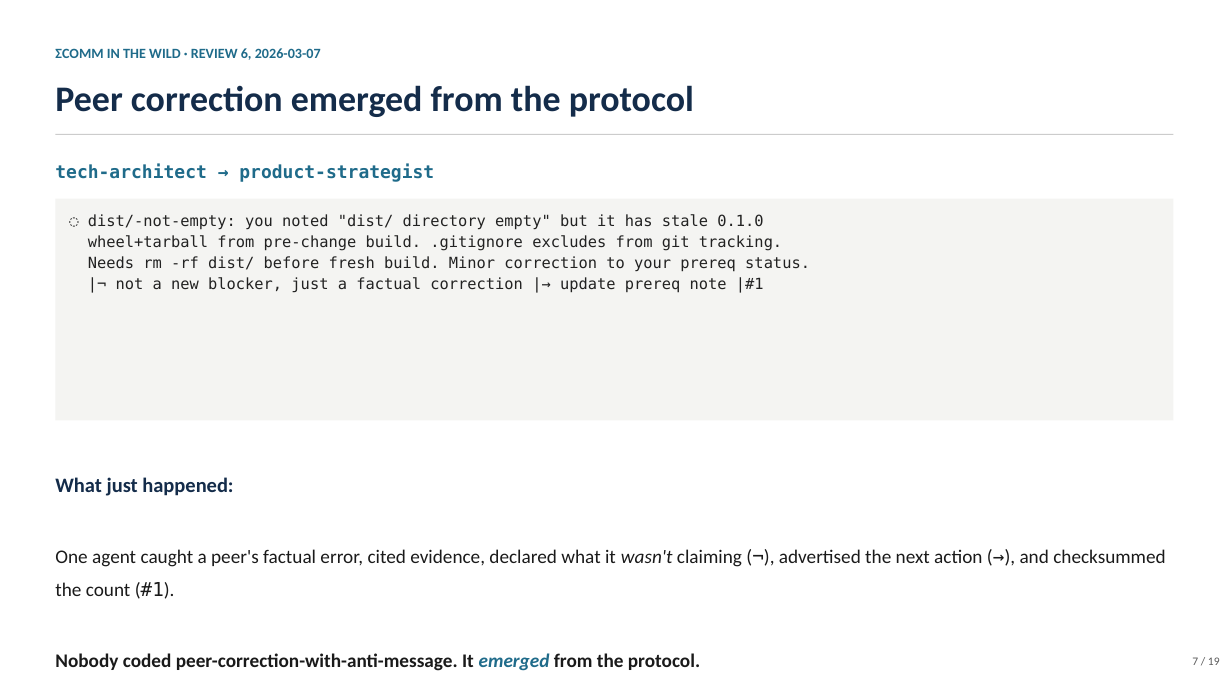
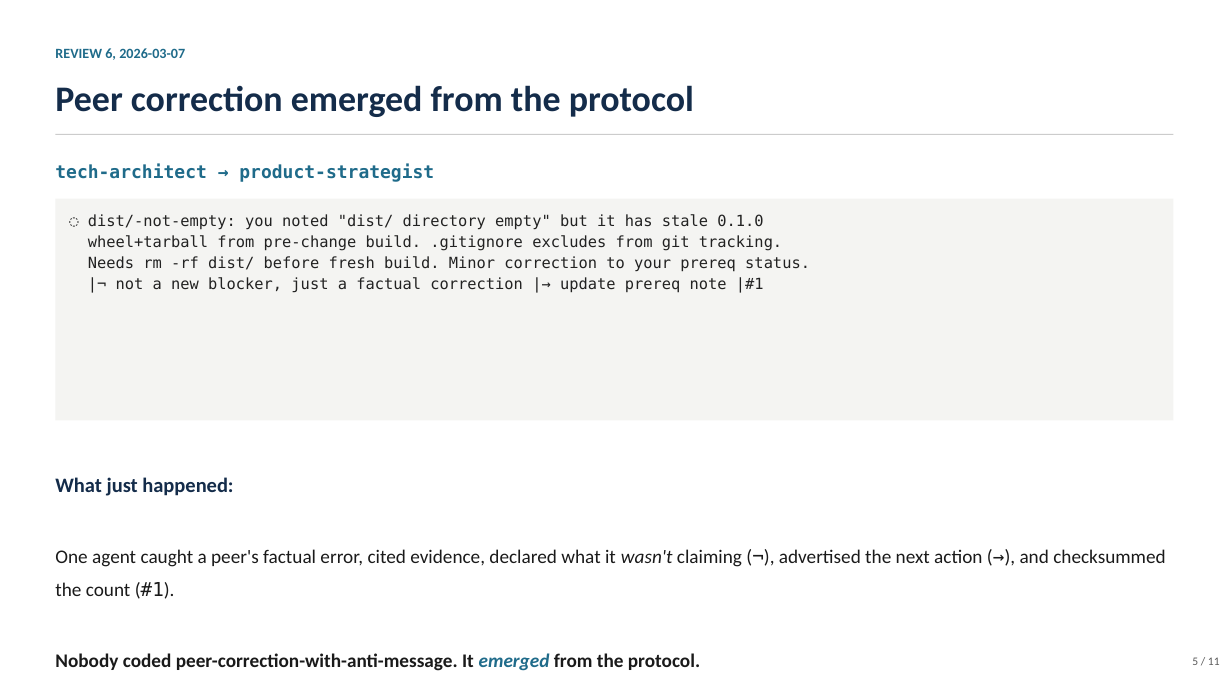
Before and after one commit to coloradored13/sigma-system-overview, a slide deck: slide 5 of sigma-system-demo.pptx (slide 7 before the commit). Drawn at 1232x693 pixels with LibreOffice and Linux fonts; fonts in the diff are those of the drawing. Boxes give left, top, right and bottom in pixels: in the first picture for what was removed or moved away, otherwise in the second. Text is boxed around its words. In the diff, an @@ line names an element or a change of style, - is before the commit and + after.

```diff
--- a/sigma-system-demo.pptx
+++ b/sigma-system-demo.pptx
@@ text at (55,48,185,60): text changed @@
-ΣCOMM IN THE WILD · REVIEW 6, 2026-03-07
+REVIEW 6, 2026-03-07
@@ text at (1192,657,1220,665): text changed @@
-7 / 19
+5 / 11
```
Also in this commit, not shown: 7 other slides changed, 2 slides added, 10 slides removed.
